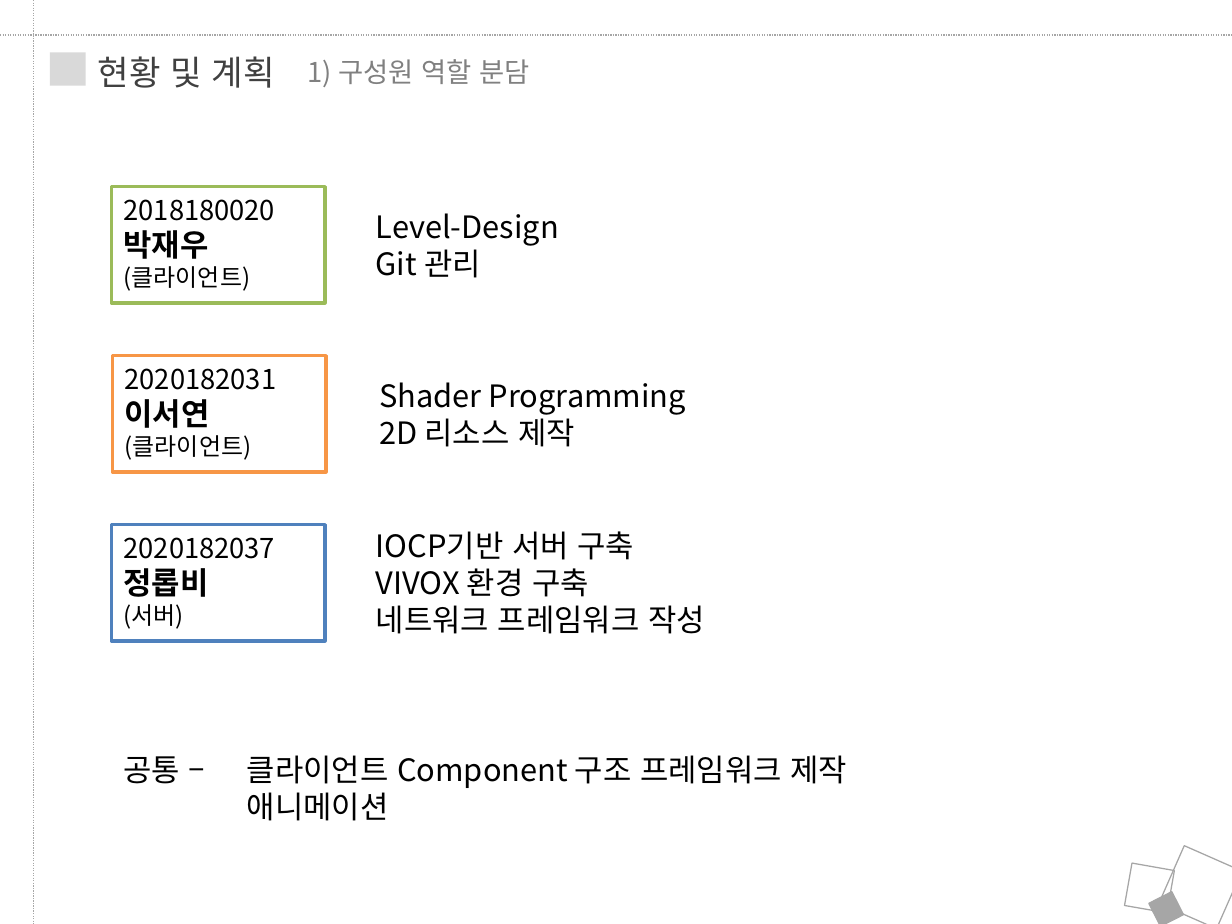
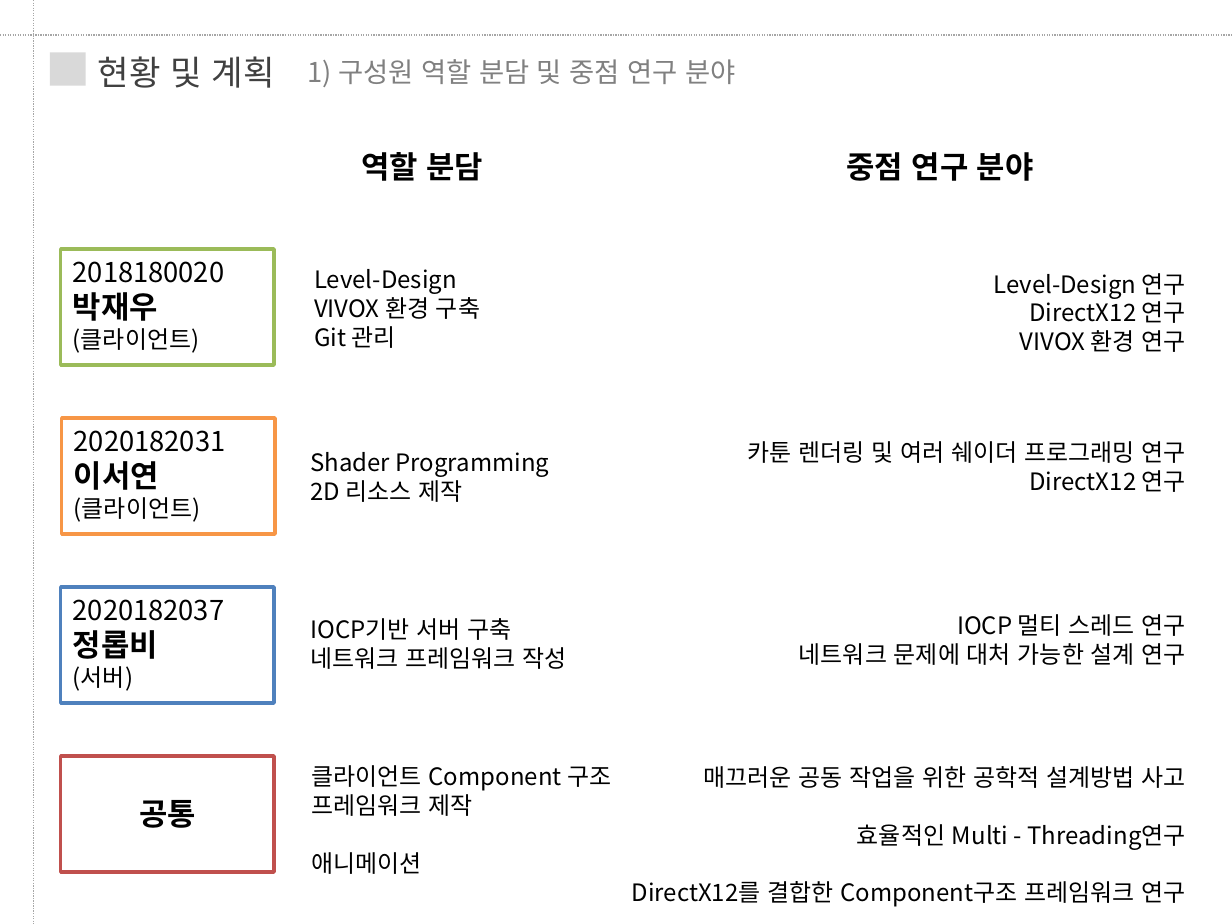
Before and after one commit to JungRobbi/ZolZak, a slide deck: slide 21 of Document/ppt.pptx (slide 38 before the commit). Drawn at 1232x924 pixels with LibreOffice and Linux fonts; fonts in the diff are those of the drawing. Boxes give left, top, right and bottom in pixels: in the first picture for what was removed or moved away, otherwise in the second. Text is boxed around its words. In the diff, an @@ line names an element or a change of style, - is before the commit and + after.

```diff
--- a/Document/ppt.pptx
+++ b/Document/ppt.pptx
@@ text at (308,59,736,87): text changed @@
-1) 구성원 역할 분담
+1) 구성원 역할 분담 및 중점 연구 분야
@@ text added at (361,152,484,181), 18 pt, text #000000, bold @@
+역할 분담
@@ text added at (846,152,1034,181), 18 pt, text #000000, bold @@
+중점 연구 분야
@@ text "Level-Design": place and size @@
-text "Level-Design" at (376,213,559,278)
+text "Level-Design" at (314,269,480,348)
@@ text at (314,269,457,348): size 18 to 14 pt in "Level-Design", "Git 관리" @@
@@ text at (314,293,480,319): paragraph added @@
+VIVOX 환경 구축
@@ text added at (994,273,1186,352), 14 pt, text #000000 @@
+Level-Design 연구
+DirectX12 연구
+VIVOX 환경 연구
@@ text "Shader Programming": place and size @@
-text "Shader Programming" at (379,382,686,447)
+text "Shader Programming" at (310,452,550,502)
@@ text "Shader Programming" at (310,452,550,502): size 18 to 14 pt @@
@@ text added at (748,441,1186,492), 14 pt, text #000000 @@
+카툰 렌더링 및 여러 쉐이더 프로그래밍 연구
+DirectX12 연구
@@ text at (376,568,589,597): paragraph removed @@
-VIVOX 환경 구축
@@ 3 rectangles: place and size @@
-3 rectangles at (112,187,325,641)
+3 rectangles at (60,249,275,702)
@@ text "IOCP기반 서버 구축" at (310,618,567,669): size 18 to 14 pt @@
@@ text "IOCP기반 서버 구축": place and size @@
-text "IOCP기반 서버 구축" at (376,531,705,634)
+text "IOCP기반 서버 구축" at (310,618,567,669)
@@ text added at (799,614,1186,665), 14 pt, text #000000 @@
+IOCP 멀티 스레드 연구
+네트워크 문제에 대처 가능한 설계 연구
@@ rectangle added at (60,756,274,872), fill #FFFFFF, outline #C0504D 2 pt, 18 pt, text #000000, bold @@
+공통
@@ text "클라이언트 Component 구조": place and size @@
-text "클라이언트 Component 구조" at (124,755,847,821)
+text "클라이언트 Component 구조" at (311,765,611,874)
@@ text at (311,765,611,816): text changed; size 18 to 14 pt @@
-공통 – 클라이언트 Component 구조 프레임워크 제작
+클라이언트 Component 구조
+프레임워크 제작
@@ text added at (632,766,1186,907), 14 pt, text #000000 @@
+매끄러운 공동 작업을 위한 공학적 설계방법 사고
+효율적인 Multi - Threading연구
+DirectX12를 결합한 Component구조 프레임워크 연구
@@ text at (311,852,421,874): size 18 to 14 pt in "애니메이션" @@
@@ rectangle removed at (1125,863,1175,913) @@
@@ rectangle removed at (1159,846,1232,924) @@
@@ rectangle removed at (1149,891,1183,924) @@
```
Also in this commit, not shown: 8 other slides changed, 18 slides removed.
